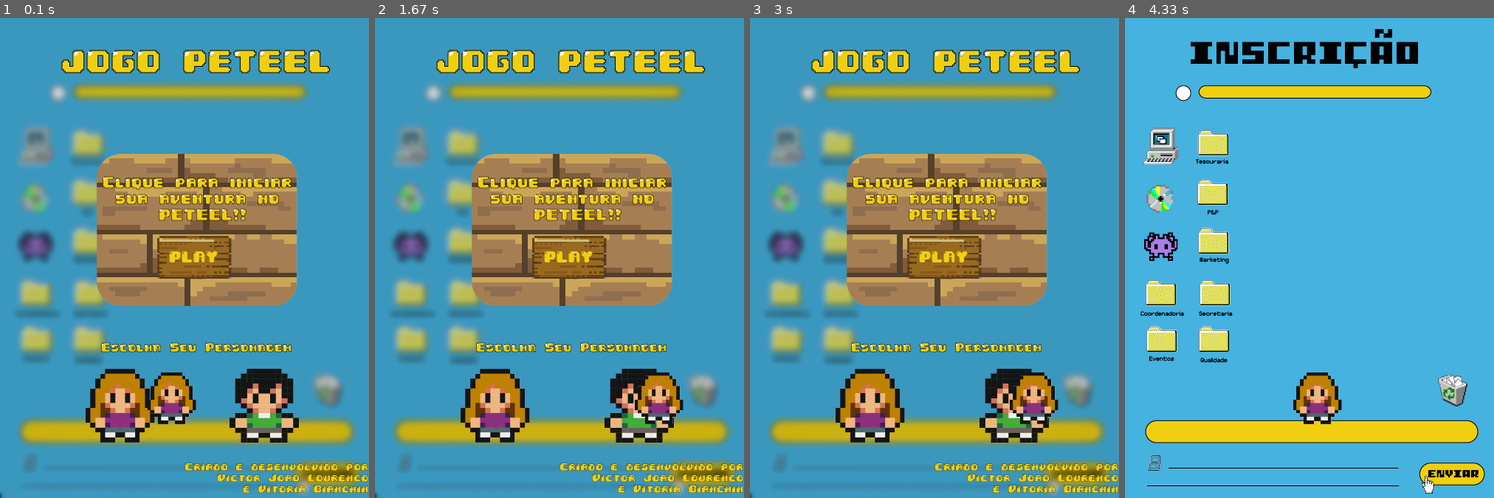
Above: before the commit, frames 1-4 (left to right).
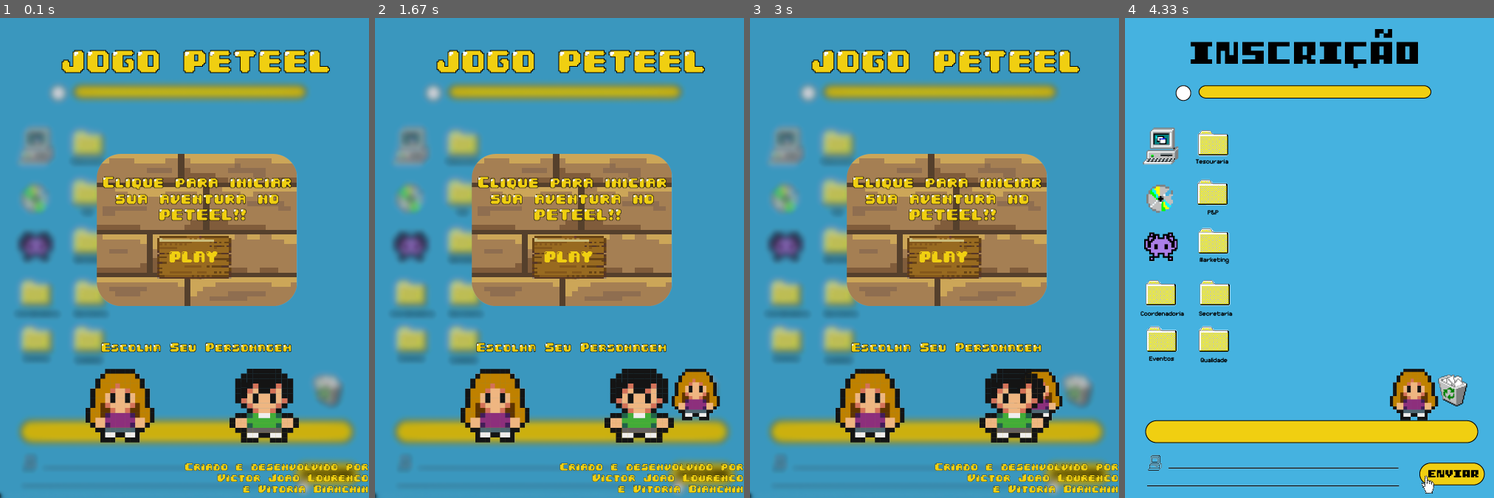
Above: after the commit, the same moments.

Repository: Victor-J-L/JOGO-PETEEL
Game: pygame game, started from primeirafaseteste.py
Same seed, same stepped clock (60 frames per second), same inputs: the game is played once before the commit and once after it.
Inputs (mouse positions are in pixels of both pictures, inside the frame that each line leads up to):
- Up to frame 1 (0.1 s): no input
- Up to frame 2 (1.67 s): hold Right 0.33-0.8 s; hold Right 0.83-1.3 s; hold Left from 1.33 s (still down)
- Up to frame 3 (3 s): release Left at 1.87 s; hold Left 1.9-2.3 s; hold Right 2.33-2.97 s
- Up to frame 4 (4.33 s): click (1320, 258) at 3.05 s; hold Left 3.33-3.8 s; move the mouse to (1195, 186) at 3.37 s; hold Right 3.83-4.3 s

The runs differ from the first frame. In frame 1, 1.1% of the frame differs, in the area x 40-54%, y 73-85%; in frame 2, 1.9%; in frame 3, 1.1%; in frame 4, 2.2%, in the area x 45-85%, y 73-85%.

Commit message:
Colocado movimento ao personagem

Diff:
--- a/primeirafaseteste.py
+++ b/primeirafaseteste.py
@@ -1,5 +1,5 @@
 import pygame
-pygame.init()
+vec = pygame.math.Vector2
 
 
 class Personagem1(pygame.sprite.Sprite):
@@ -27,17 +27,35 @@
         pygame.sprite.Sprite.__init__(self)
         self.image = pygame.image.load("Imagens/personagem/personagem1frente_min.png")
         self.rect = self.image.get_rect()
-        self.rect.top = 480
-        self.rect.left = 200
-        self.vx = 0
-        self.vy = 0
-        self.accx = 0
-        self.accy = 0
-
-    def move(self, vx, vy):
-        self.rect.move_ip(vx,vy)
-
-
+        self.rect.center= (261,510)
+        self.rect.top = 800
+        self.rect.left = 228
+        self.rect.right = 228
+        self.pos = vec(261, 510)
+        self.vel = vec(0, 0)
+        self.acc = vec(0, 0)
+
+    def update(self):
+        self.acc = vec(0, 0)
+        keys = pygame.key.get_pressed()
+        if keys[pygame.K_LEFT]:
+            self.acc.x = -0,5
+        if keys[pygame.K_RIGHT]:
+            self.acc.x = 0,5
+
+        # apply friction
+        self.acc += self.vel * (-0.12)
+        # equations of motion
+        self.vel += self.acc
+        self.pos += self.vel + 0.5 * self.acc
+        # wrap around the sides of the screen
+        if self.pos.x > 500:
+            self.pos.x = 0
+            self.rect.left = self.pos.x
+        if self.pos.x < -10:
+            self.pos.x = 500
+
+        self.rect.center = self.pos
 
 class Selecao(pygame.sprite.Sprite):
     def __init__(self):
@@ -94,20 +112,15 @@
         self.rect.right = 300
 
 
-
 def main():
+
+    #Inicialização
     pygame.init()
     tela = pygame.display.set_mode([500,650])
     pygame.display.set_caption("Jogo PETEEL")
     relogio = pygame.time.Clock()
     all_sprites = pygame.sprite.Group()
     fundo = pygame.image.load("Imagens/Primeira Fase/fundo123desfocado.png")
-    velocidade = 8
-    leftpress, rightpress, uppress, downpress = False, False, False, False
-    vx,vy= 0, 0
-    accx,accy= 0,0
-    ax, ay=0, 0
-
 
     #CORES
     cor_azul = (181,244,253)
@@ -116,15 +129,15 @@
     pag_inicial= Paginainicial()
     all_sprites.add(pag_inicial)
     botaoplay= Botaoplay()
-    #all_sprites.add(botaoplay)
+    all_sprites.add(botaoplay)
     personagem= Personagem()
-    #all_sprites.add(personagem)
+    all_sprites.add(personagem)
     personagem1= Personagem1()
-    #all_sprites.add(personagem1)
+    all_sprites.add(personagem1)
     personagem2= Personagem2()
-    #all_sprites.add(personagem2)
+    all_sprites.add(personagem2)
     selecao= Selecao()
-    #all_sprites.add(selecao)
+    all_sprites.add(selecao)
     plataforma1 = Plataformas()
     #all_sprites.add(plataforma1)
     iconefinal= Iconefinal()
@@ -138,16 +151,17 @@
             if event.type == pygame.QUIT:
                 sair = True
 
-
-        relogio.tick(30)
+        #Parametros
+        relogio.tick(60)
         tela.fill(cor_azul)
         (xmouse, ymouse) = pygame.mouse.get_pos()
 
+        #Código Página inicial
         if xmouse >= personagem1.rect.left and xmouse <= personagem1.rect.right and ymouse <= personagem1.rect.bottom and ymouse >= personagem1.rect.top:
             if event.type == pygame.MOUSEBUTTONDOWN:
                 personagem.image = pygame.image.load("Imagens/personagem/personagem1frente_min.png") #personagem1frente
                 personagem.rect = personagem.image.get_rect()
-                personagem.rect.top = 480
+                personagem.rect.top = 475
                 personagem.rect.left = 800
                 selecao.rect.right = 217
 
@@ -155,7 +169,7 @@
             if event.type == pygame.MOUSEBUTTONDOWN:
                 personagem.image = pygame.image.load("Imagens/personagem/personagem2frente_min.png") #personagem1frente
                 personagem.rect = personagem.image.get_rect()
-                personagem.rect.top = 480
+                personagem.rect.top = 475
                 personagem.rect.left = 800
                 selecao.rect.right = 412
 
@@ -165,71 +179,47 @@
                 botaoplay.rect.left = 800
                 personagem1.rect.left = 800
                 personagem2.rect.left = 800
-                personagem.rect.top = 480
+                personagem.rect.top = 475
                 personagem.rect.left = 228
                 selecao.rect.right = 800
                 fundo = pygame.image.load("Imagens/Primeira Fase/fundo1_1.png")
 
-        if event.type == pygame.KEYDOWN:
-            if event.key == pygame.K_LEFT:
-                leftpress = True
-                vx = -velocidade
-            if event.key == pygame.K_RIGHT:
-                rightpress = True
-                vx = velocidade
-            if event.key == pygame.K_DOWN:
-                downpress = True
-                vy = velocidade
-            if event.key == pygame.K_UP:
-                uppress = True
-                vy = -velocidade
-
-        if event.type == pygame.KEYUP:
-            if event.key == pygame.K_LEFT:
-                leftpress = False
-                if rightpress: vx = velocidade
-                else: vx = 0
-            if event.key == pygame.K_RIGHT:
-                rightpress = False
-                if leftpress: vx = -velocidade
-                else: vx = 0
-                vx = 0
-            if event.key == pygame.K_DOWN:
-                downpress = False
-                if uppress: vy = -velocidade
-                else: vy = 0
-            if event.key == pygame.K_UP:
-                uppress = False
-                if downpress: vy = velocidade
-                else: vy = 0
-        personagem.rect.move_ip(vx,vy)
-
-        #keystate = pygame.key.get_pressed()
-        #if keystate[pygame.K_LEFT]:
-        #    personagem.accx = -0.5
-
-        #if keystate[pygame.K_RIGHT]:
-        #    personagem.accx = 0.5
-        #personagem.accx += personagem.vx
-        #personagem.vx += personagem.accx
-        #personagem.vx += personagem.vx + 0.5 * personagem.accx
-        #personagem.rect.move_ip(personagem.vx,personagem.vy)
-
-
+       #Código Movimento do personagem
+        personagem.acc = vec(0, 0)
+        keys = pygame.key.get_pressed()
+        if keys[pygame.K_LEFT]:
+            personagem.acc.x = -0.5
+            personagem.acc += personagem.vel * (-0.12)
+            personagem.vel += personagem.acc
+            personagem.pos += personagem.vel + 0.5 * personagem.acc
+
+            if personagem.pos.x > 500:
+                personagem.pos.x = 0
+            if personagem.pos.x < 0:
+                personagem.pos.x = 500
+
+            personagem.rect.center = personagem.pos
+
+        if keys[pygame.K_RIGHT]:
+            personagem.acc.x = 0.5
+            personagem.acc += personagem.vel * (-0.12)
+            personagem.vel += personagem.acc
+            personagem.pos += personagem.vel + 0.5 * personagem.acc
+
+            if personagem.pos.x > 500:
+                personagem.pos.x = 0
+            if personagem.pos.x < 0:
+                personagem.pos.x = 500
+
+            personagem.rect.center = personagem.pos
+
+        #Desenhar
+        tela.blit(fundo, (0,0))
+        all_sprites.draw(tela)
+
+        #Updates
         all_sprites.update
-        all_sprites.draw(tela)
-        tela.blit(fundo, (0,0))
-        tela.blit(personagem.image, personagem.rect)
-        tela.blit(pag_inicial.image, pag_inicial.rect)
-        tela.blit(botaoplay.image, botaoplay.rect)
-        tela.blit(personagem1.image, personagem1.rect)
-        tela.blit(personagem2.image, personagem2.rect)
-        tela.blit(personagem.image, personagem.rect)
-        tela.blit(selecao.image, selecao.rect)
-        #tela.blit(bolinha.image,bolinha.rect)
-        #tela.blit(plataforma1.image, plataforma1.rect)
-        #tela.blit(iconefinal.image, iconefinal.rect)
-
         pygame.display.update()
+
     pygame.quit()
 main()
--- a/sprites.py
+++ /dev/null
@@ -1,36 +0,0 @@
-# Sprite classes for platform game
-import pygame as pg
-from settings import *
-vec = pg.math.Vector2
-
-class Player(pg.sprite.Sprite):
-    def __init__(self):
-        pg.sprite.Sprite.__init__(self)
-        self.image = pg.Surface((30, 40))
-        self.image.fill(YELLOW)
-        self.rect = self.image.get_rect()
-        self.rect.center = (WIDTH / 2, HEIGHT / 2)
-        self.pos = vec(WIDTH / 2, HEIGHT / 2)
-        self.vel = vec(0, 0)
-        self.acc = vec(0, 0)
-
-    def update(self):
-        self.acc = vec(0, 0)
-        keys = pg.key.get_pressed()
-        if keys[pg.K_LEFT]:
-            self.acc.x = -PLAYER_ACC
-        if keys[pg.K_RIGHT]:
-            self.acc.x = PLAYER_ACC
-
-        # apply friction
-        self.acc += self.vel * PLAYER_FRICTION
-        # equations of motion
-        self.vel += self.acc
-        self.pos += self.vel + 0.5 * self.acc
-        # wrap around the sides of the screen
-        if self.pos.x > WIDTH:
-            self.pos.x = 0
-        if self.pos.x < 0:
-            self.pos.x = WIDTH
-
-        self.rect.center = self.pos
--- a/sprites.txt
+++ /dev/null
@@ -1,36 +0,0 @@
-# Sprite classes for platform game
-import pygame as pg
-from settings import *
-vec = pg.math.Vector2
-
-class Player(pg.sprite.Sprite):
-    def __init__(self):
-        pg.sprite.Sprite.__init__(self)
-        self.image = pg.Surface((30, 40))
-        self.image.fill(YELLOW)
-        self.rect = self.image.get_rect()
-        self.rect.center = (WIDTH / 2, HEIGHT / 2)
-        self.pos = vec(WIDTH / 2, HEIGHT / 2)
-        self.vel = vec(0, 0)
-        self.acc = vec(0, 0)
-
-    def update(self):
-        self.acc = vec(0, 0)
-        keys = pg.key.get_pressed()
-        if keys[pg.K_LEFT]:
-            self.acc.x = -PLAYER_ACC
-        if keys[pg.K_RIGHT]:
-            self.acc.x = PLAYER_ACC
-
-        # apply friction
-        self.acc += self.vel * PLAYER_FRICTION
-        # equations of motion
-        self.vel += self.acc
-        self.pos += self.vel + 0.5 * self.acc
-        # wrap around the sides of the screen
-        if self.pos.x > WIDTH:
-            self.pos.x = 0
-        if self.pos.x < 0:
-            self.pos.x = WIDTH
-
-        self.rect.center = self.pos
